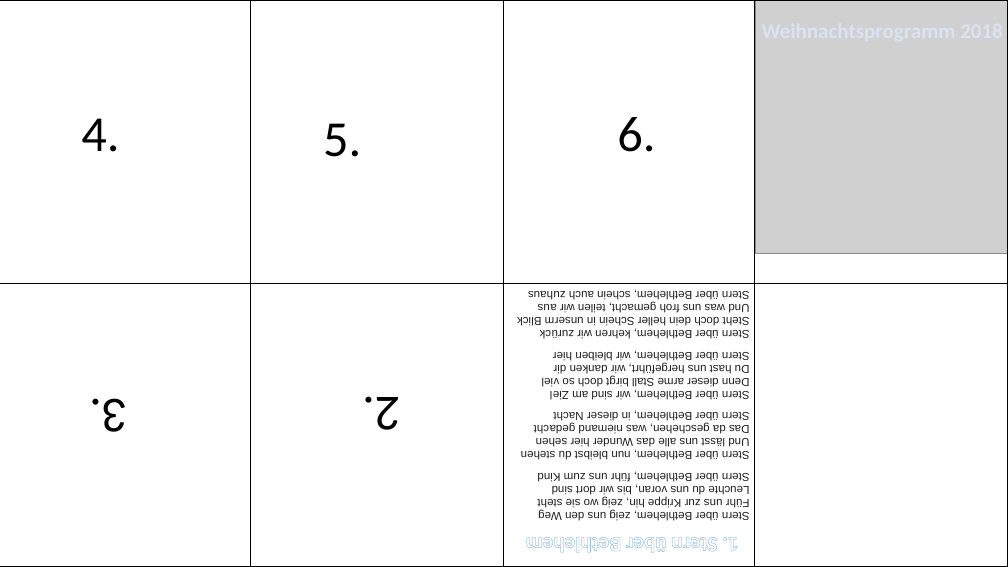
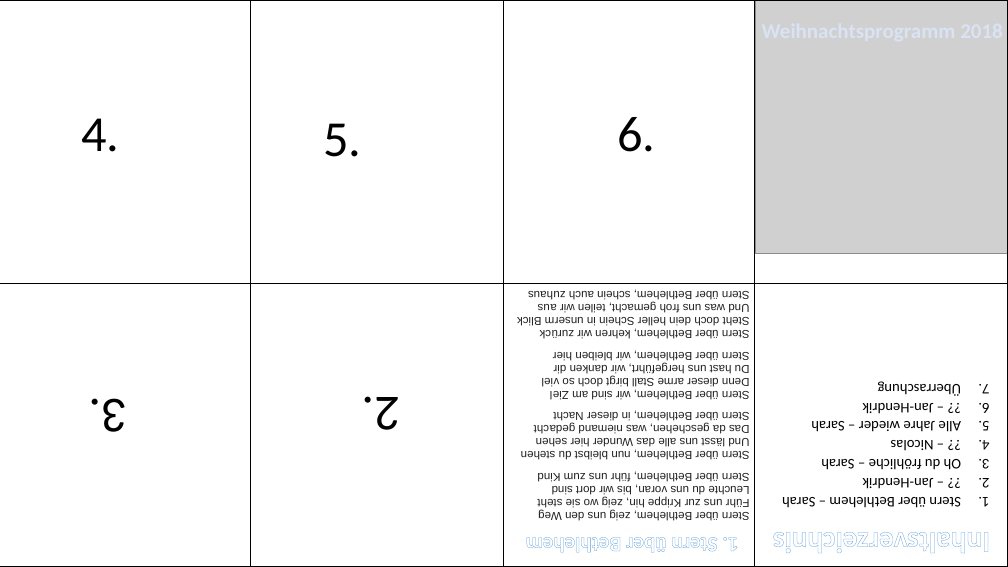
Before and after one commit to JH220/weihnachtsprogramm2018, a slide deck: slide 1 of Folie.pptx. Drawn at 1008x567 pixels with LibreOffice and Linux fonts; fonts in the diff are those of the drawing; grey boxes stand for pictures. Boxes give left, top, right and bottom in pixels: in the first picture for what was removed or moved away, otherwise in the second. Text is boxed around its words. In the diff, an @@ line names an element or a change of style, - is before the commit and + after.

Commit message:
Add files via upload
Inhaltsverzeichnis

```diff
--- a/Folie.pptx
+++ b/Folie.pptx
@@ text added at bbox=[782, 381, 962, 508], 14 pt, text #000000 @@
+1. Stern über Bethlehem – Sarah
+2. ?? – Jan-Hendrik
+3. Oh du fröhliche – Sarah
+4. ?? – Nicolas
+5. Alle Jahre wieder – Sarah
+6. ?? – Jan-Hendrik
+7. Überraschung
@@ text added at bbox=[773, 532, 990, 553], 28 pt, text pattern #9DC3E6 on #FFFFFF, bold @@
+Inhaltsverzeichnis
```
